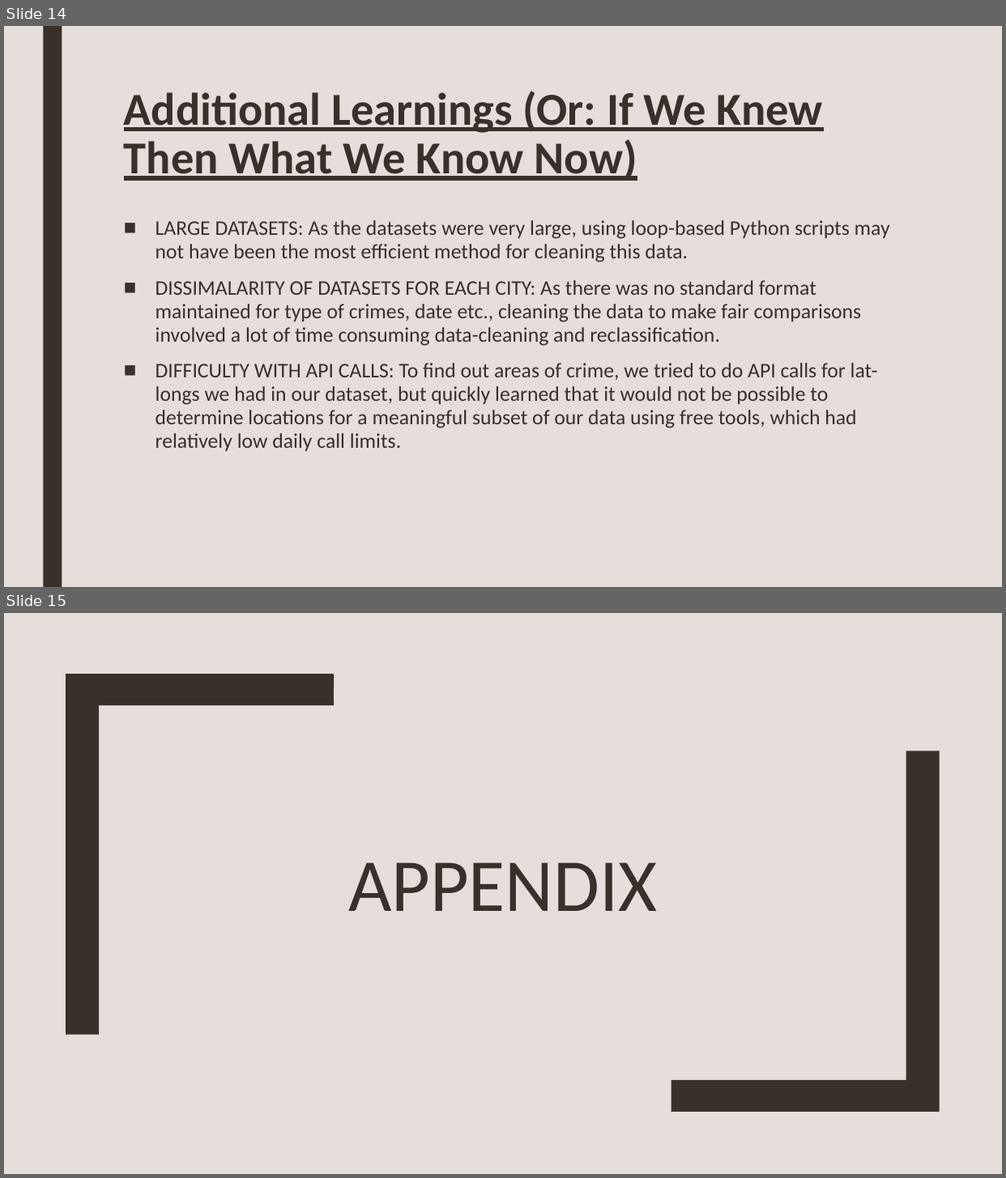
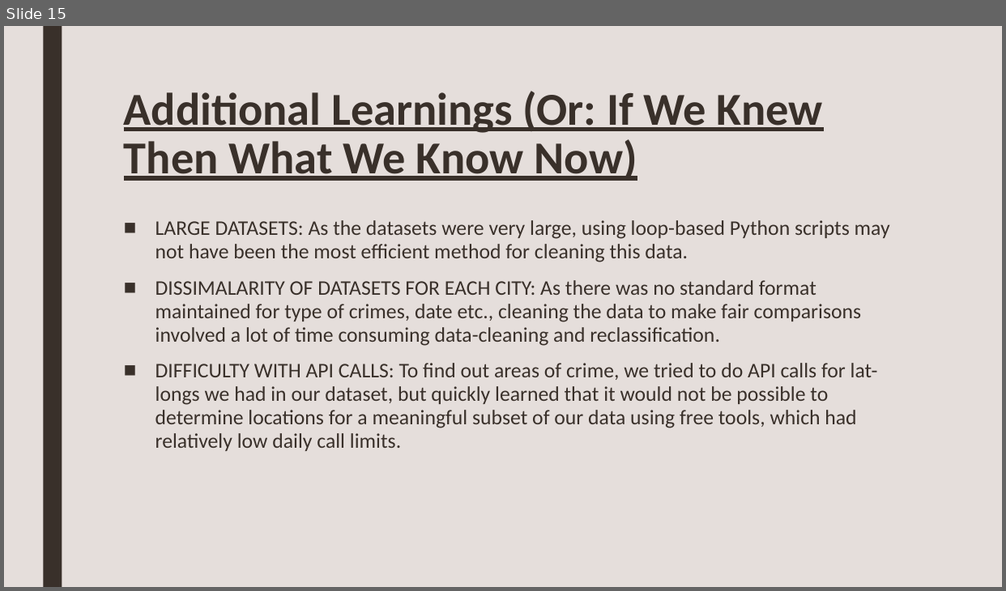
Before and after one commit to tcbrekke/boot-camp-project-1, a slide deck: Project 1 Presentation - 1745/Crime Analysis 1745.pptx. Shown one above the other, each under a label of ours: slides 14 and 15 before the commit, slide 15 after it. The pictures are 1006x1178 and 1006x591 pixels, drawn with LibreOffice and Linux fonts; fonts in the diff are those of the drawing. Boxes give left, top, right and bottom in pixels: in the first picture for what was removed or moved away, otherwise in the second. Text is boxed around its words. In the diff, an @@ line names an element or a change of style, - is before the commit and + after.

```diff
--- a/Project 1 Presentation - 1745/Crime Analysis 1745.pptx
+++ b/Project 1 Presentation - 1745/Crime Analysis 1745.pptx
@@ slide 15 removed at [4,613,1002,1174], background #E5DEDB @@
@@ freeform shape removed at [66,674,334,1034] @@
@@ freeform shape removed at [671,751,940,1112] @@
@@ title removed at [348,862,657,911] @@
-APPENDIX
@@ what was slide 14 is now slide 15 @@
```
Also in this commit, not shown: 1 slide changed, 2 slides added, 1 other slide removed.
